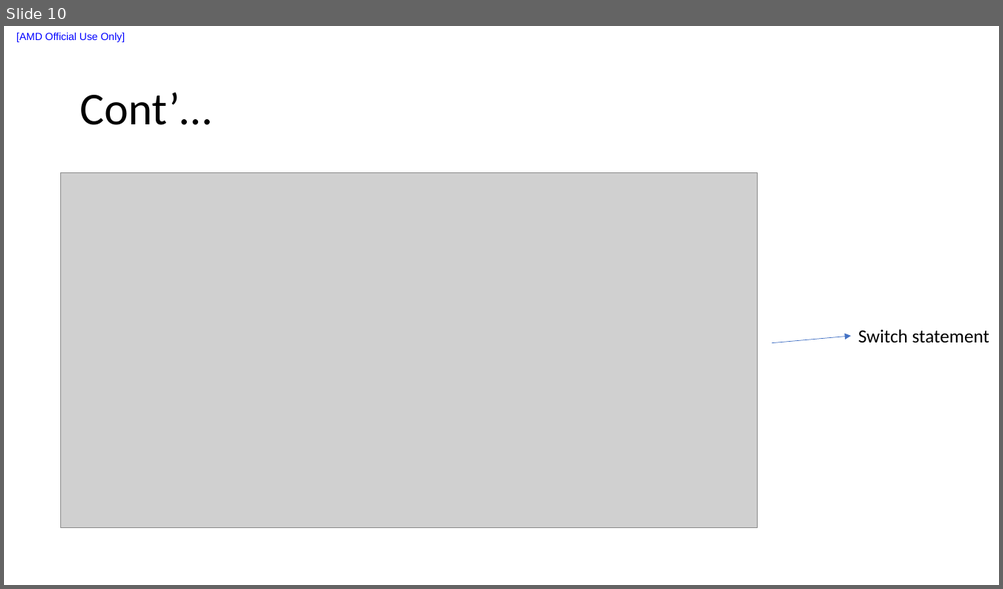
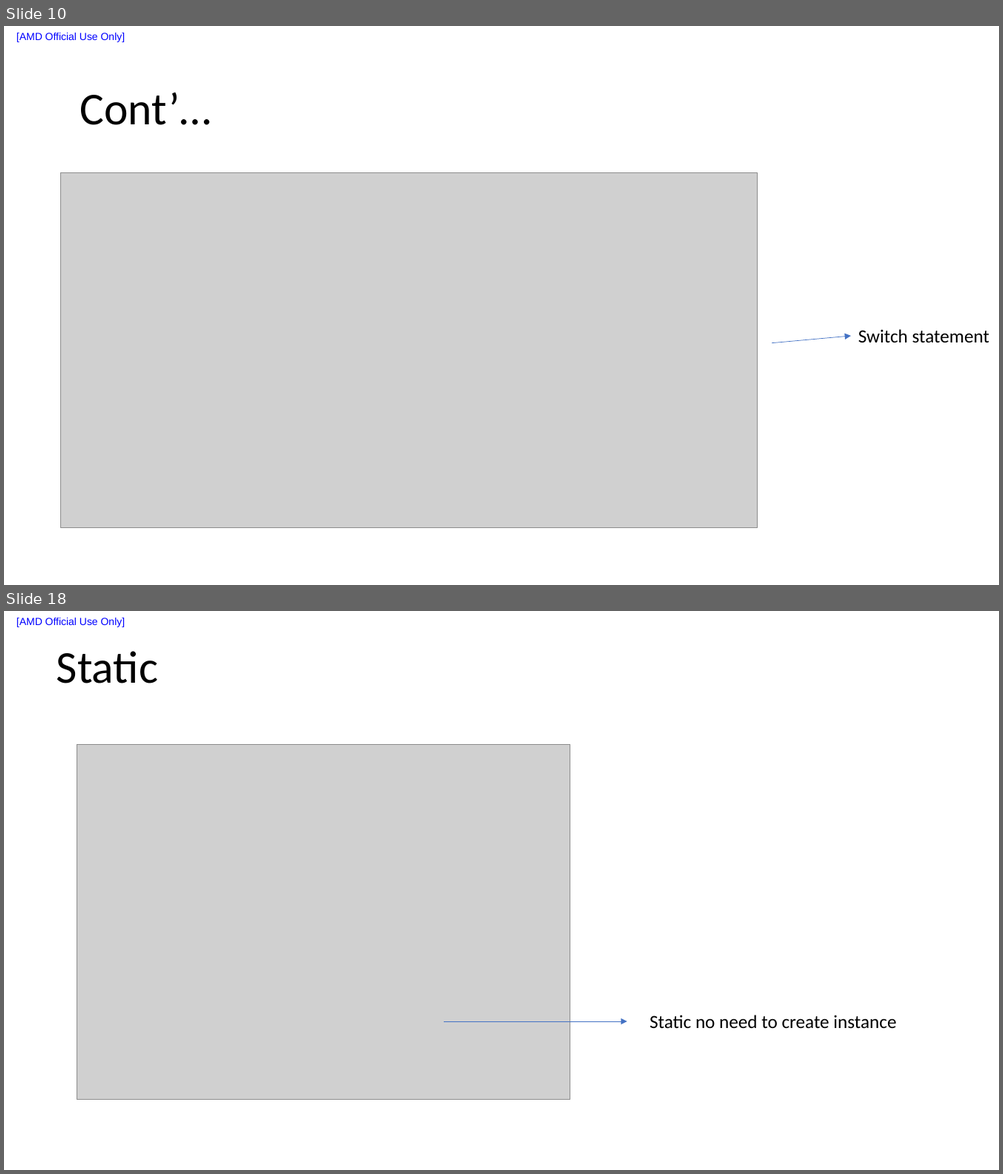
Before and after one commit to liuxu-github-ui/Java, a slide deck: Youtube_tutorial/Notes.pptx. Shown one above the other, each under a label of ours: slide 10 before the commit, slides 10 and 18 after it; the slides between them are not shown. The pictures are 1003x589 and 1003x1174 pixels, drawn with LibreOffice and Linux fonts; fonts in the diff are those of the drawing; grey boxes stand for pictures. Boxes give left, top, right and bottom in pixels: in the first picture for what was removed or moved away, otherwise in the second. Text is boxed around its words. In the diff, an @@ line names an element or a change of style, - is before the commit and + after.

```diff
--- a/Youtube_tutorial/Notes.pptx
+++ b/Youtube_tutorial/Notes.pptx
@@ slide 18 added at (4, 611, 999, 1170), background #FFFFFF; not listed: 1 template element that a slide beside it also shows @@
@@ title added at (57, 651, 158, 684), 44 pt, text #000000 @@
+Static
@@ picture added at (77, 744, 570, 1099) @@
@@ arrow added from (444, 1022) to (627, 1022), #4472C4 0.5 pt @@
@@ text added at (649, 1015, 896, 1029), 18 pt, text #000000 @@
+Static no need to create instance
```
Also in this commit, not shown: 12 other slides added, 2 other files.
